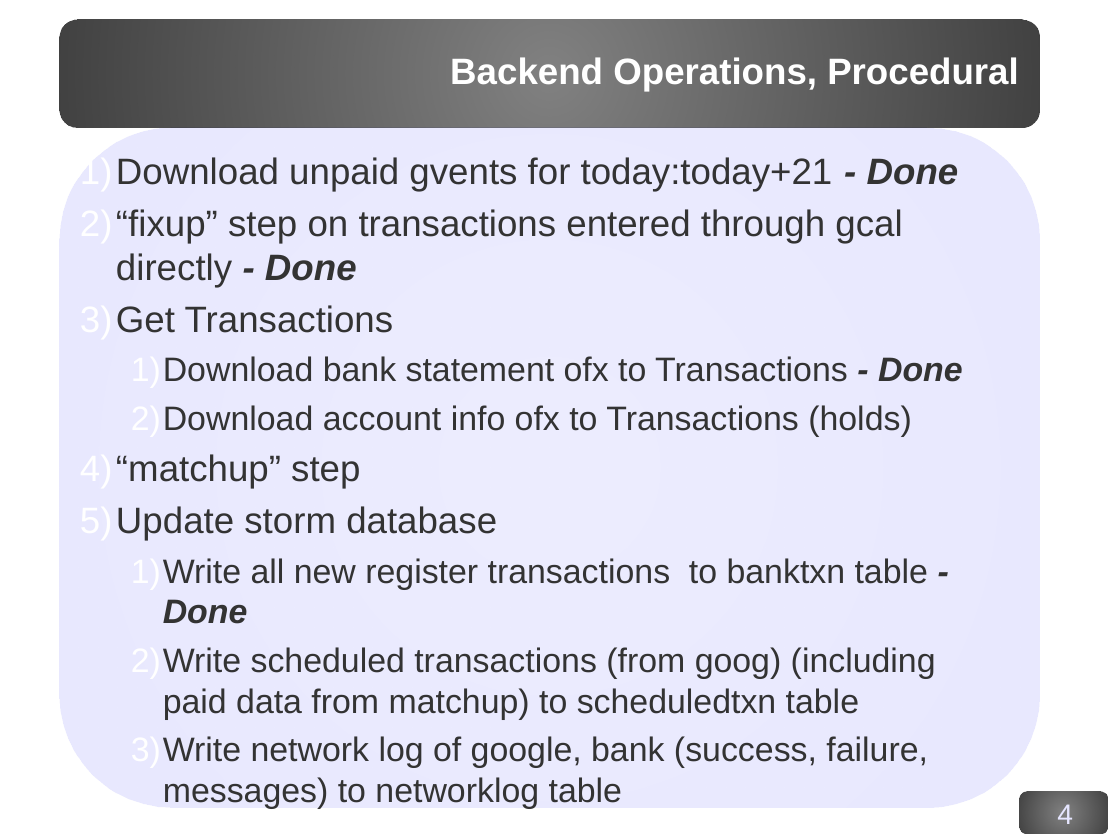
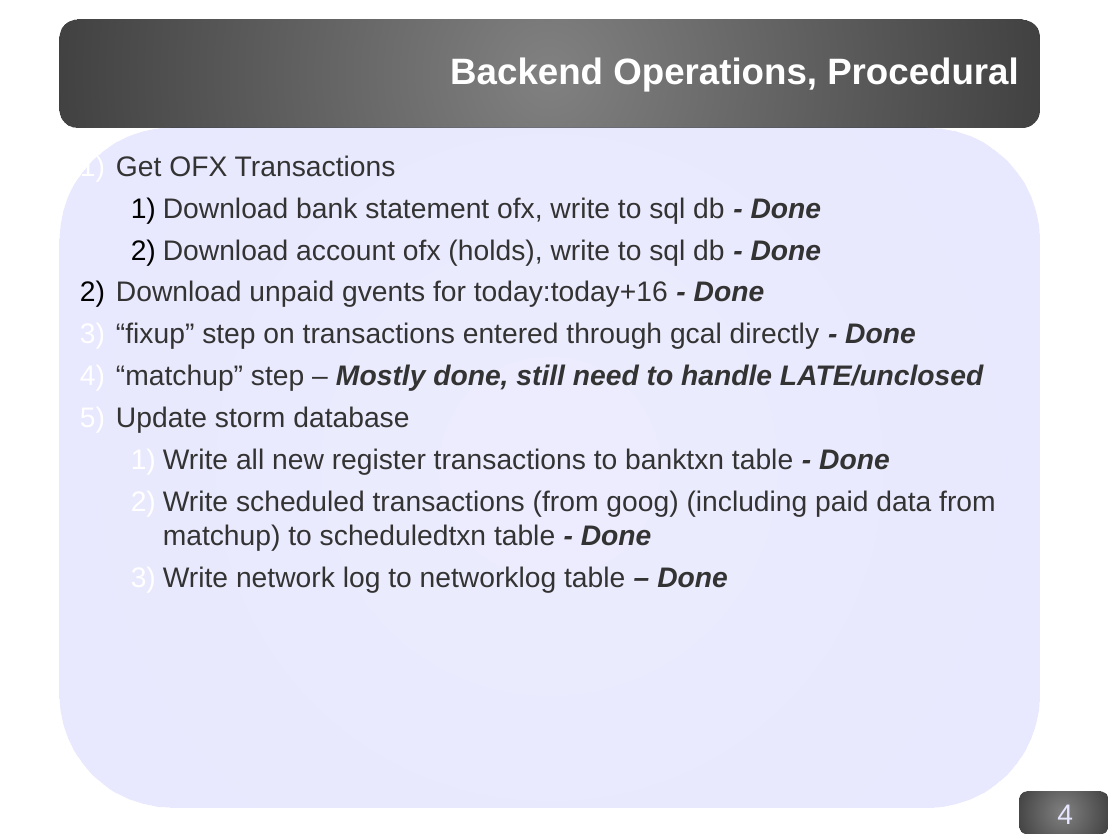
Before and after one commit to corydodt/Afloat, a slide deck: slide 4 of doc/afloat.odp. Drawn at 1120x840 pixels with LibreOffice and Linux fonts; fonts in the diff are those of the drawing; background and template pictures are left out. Boxes give left, top, right and bottom in pixels: in the first picture for what was removed or moved away, otherwise in the second. Text is boxed around its words. In the diff, an @@ line names an element or a change of style, - is before the commit and + after.

```diff
--- a/doc/afloat.odp
+++ b/doc/afloat.odp
@@ text at [116,155,822,307]: text changed; size 26 to 20 pt @@
-1) Download unpaid gvents for today:today+21 - Done
+1) Get OFX Transactions
+  1) Download bank statement ofx, write to sql db - Done
+  2) Download account ofx (holds), write to sql db - Done
+2) Download unpaid gvents for today:today+16 - Done
@@ text at [116,322,916,475]: size 26 to 20 pt in "“fixup” step on transactions entered through gcal ...", "Update storm database"; size 24 to 20 pt in "Write all new register transactions to banktxn ..." @@
@@ text at [116,364,983,391]: text changed; size 24 to 20 pt; bold on; italic on @@
-3) Get Transactions
-  1) Download bank statement ofx to Transactions - Done
-  2) Download account info ofx to Transactions (holds)
-4) “matchup” step
+4) “matchup” step – Mostly done, still need to handle LATE/unclosed
@@ text at [163,490,995,593]: text changed; size 24 to 20 pt @@
-  2) Write scheduled transactions (from goog) (including paid data from matchup) to scheduledtxn table
-  3) Write network log of google, bank (success, failure, messages) to networklog table
+  2) Write scheduled transactions (from goog) (including paid data from matchup) to scheduledtxn table - Done
+  3) Write network log to networklog table – Done
```
Also in this commit, not shown: 4 other slides changed.
